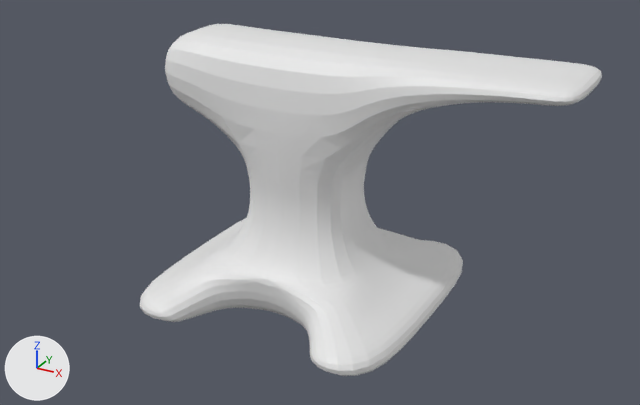
Two versions of the Blender file anvil.blend, one commit apart.
Rendered twice from a 50 mm lens placed at (4.12, -7.22, 4.69), pointed at (0.08, 0.12, 1.02). The axes (+X, +Y, +Z) are drawn at lower left. The lights are the same throughout.

Script lines for the objects in view, before the commit:
```python
me_plane = bpy.data.meshes.new('Plane')
me_plane.from_pydata(...)  # 123 vertices, 92 faces; spans x -1.43..2.71, y -1.43..0.0, z 0.07..2.8
ob_plane = bpy.data.objects.new('Plane', me_plane)
ob_plane.location = (0.0, 0.0, -0.074)
_m = ob_plane.modifiers.new('Mirror', 'MIRROR')
_m.use_axis = (False, True, False)
_m.use_clip = True
_m = ob_plane.modifiers.new('Subdivision', 'SUBSURF')
```
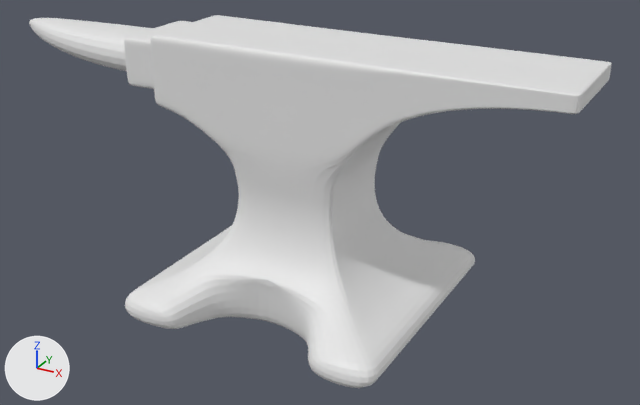
The edits, one by one:
me_plane is used by ob_plane; location (0.0, 0.0, -0.074).
me_plane had 123 vertices, 92 faces and spanned x -1.43..2.71, y -1.43..0.0, z 0.07..2.8.
me_plane now has 365 vertices, 321 faces and spans x -3.63..2.71, y -1.43..0.0, z 0.07..2.8.
Part 1, on me_plane:
66 faces are deleted.
107 vertices are added at x -3.63..2.71, y -1.09..0.0, z 0.07..2.78.
26 new vertices lie (0.0, 0.09, 0.0) away from vertices in x -1.43..2.71, y -0.57..-0.55, z 0.99..2.8.
26 new vertices lie (0.0, 0.15, 0.0) away from vertices in x -1.43..2.71, y -0.48..-0.46, z 0.99..2.8.
6 new vertices lie (0.0, 0.22, 0.0) away from vertices in x -1.43..1.43, y -1.43..-1.42, z 0.07..0.33.
6 new vertices lie (0.0, 0.08, 0.0) away from vertices in x -0.53..0.53, y -0.53, z 1.19..1.39.
6 new vertices lie (0.0, 0.14, 0.0) away from vertices in x -0.53..0.53, y -0.9..-0.45, z 0.07..1.39.
6 new vertices lie (0.0, 0.4, 0.0) away from vertices in x -1.43..1.43, y -1.21..-1.2, z 0.07..0.33.
5 new vertices lie (-0.05, 0.0, 0.0) away from vertices in x 2.71, y -0.57..0.0, z 2.78..2.8.
9 new vertices lie (0.0, 0.0, -0.09) away from vertices in x -1.43..2.71, y -0.57..0.0, z 2.77..2.8.
5 new vertices lie (0.04, 0.0, 0.0) away from vertices in x -1.43, y -0.57..0.0, z 2.71..2.8.
5 new vertices lie (0.0, 0.18, 0.0) away from vertices in x -1.16..1.16, y -1.16..-0.56, z 0.07..0.79.
6 new vertices lie (-0.04, 0.0, 0.0) away from vertices in x -1.43, y -0.48..0.0, z 2.21..2.71.
6 new vertices lie (-0.33, 0.0, 0.0) away from vertices in x -1.47, y -0.48..0.0, z 2.21..2.71.
5 new vertices lie (0.0, 0.0, -0.04) away from vertices in x -1.8..1.64, y -0.57..-0.48, z 2.71..2.8.
6 new vertices lie (-0.04, 0.0, 0.0) away from vertices in x -1.8, y -0.48..0.0, z 2.21..2.71.
6 new vertices lie (0.04, 0.0, -0.01) away from vertices in x -1.43, y -0.57..0.0, z 2.09..2.67.
6 new vertices lie (0.0, 0.0, 0.07) away from vertices in x -1.84..-1.39, y -0.57..-0.48, z 2.2..2.21.
295 new faces join them.

What differs and where, as boxes (x1, y1, x2, y2) in the pictures (640 x 405 px):
'Plane', reshaped (26% wider)
    before: (140, 24, 602, 376)
    after: (29, 15, 612, 388)
part 1 of me_plane, built on
    before: (146, 24, 602, 371)
    after: (29, 15, 612, 388)
